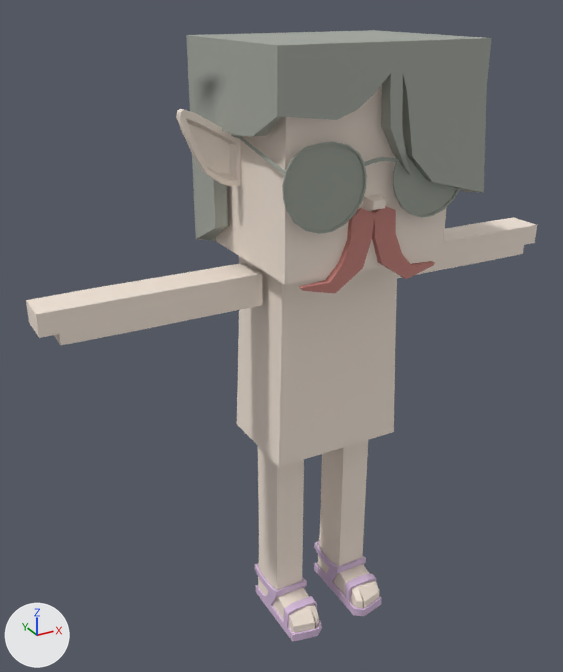
What one commit did to the FBX model mustachiorascals/fbx/4157fbdd-605e-476c-a84e-8388707aae64.fbx.
Before and after are seen from a 50 mm camera at (-0.0176, -0.0274, 0.0297) aimed at (-0.0016, 0.0017, 0.0151). The axes (+X, +Y, +Z) are drawn at lower left. The lights are the same throughout. Where no turn or scale is listed for an object, it has been applied to the vertices.

The scene before the commit, as lines of its bpy script (objects in view):
```python
me_mesh_003 = bpy.data.meshes.new('Mesh.003')
me_mesh_003.from_pydata(...)  # 60 vertices, 56 faces; spans x -0.00326..0.00327, y -0.00307..-0.00265, z 0.01883..0.02205
me_mesh_003.materials.append(mat_mustache)  # pink #c78179
me_mesh_005 = bpy.data.meshes.new('Mesh.005')
me_mesh_005.from_pydata(...)  # 168 vertices, 164 faces; spans x -0.00632..0.00632, y 0.00096..0.00132, z 0.02254..0.02568
me_mesh_005.materials.append(mat_skin)  # white #f8eadc
me_mesh_008 = bpy.data.meshes.new('Mesh.008')
me_mesh_008.from_pydata(...)  # 140 vertices, 136 faces; spans x -0.0126..0.0126, y 0.0003..0.002, z 0.0174..0.0189
me_mesh_008.materials.append(mat_skin)  # white #f8eadc
ob_e_9 = bpy.data.objects.new('e_9', me_mesh_005)
ob_e_9.location = (0.0, 0.0, 0.0)
ob_m_e = bpy.data.objects.new('m_e', me_mesh_003)
ob_m_e.location = (0.0, 0.0, 0.0)
ob_mustachio_arms = bpy.data.objects.new('mustachio_arms', me_mesh_008)
ob_mustachio_arms.location = (0.0, 0.0, 0.0)
# also in view: 'mustachio_body' at (0.0, 0.0011, 0.0144); 'ew_round_1' at (0.0, -0.0006, 0.0231); 'mustachio_legs' at (0.0, 0.0003, 0.0053); 'h_emo' at (0.0002, 0.0002, 0.0236); 'mustachio_head' at (0.0, 0.0002, 0.0227)
```
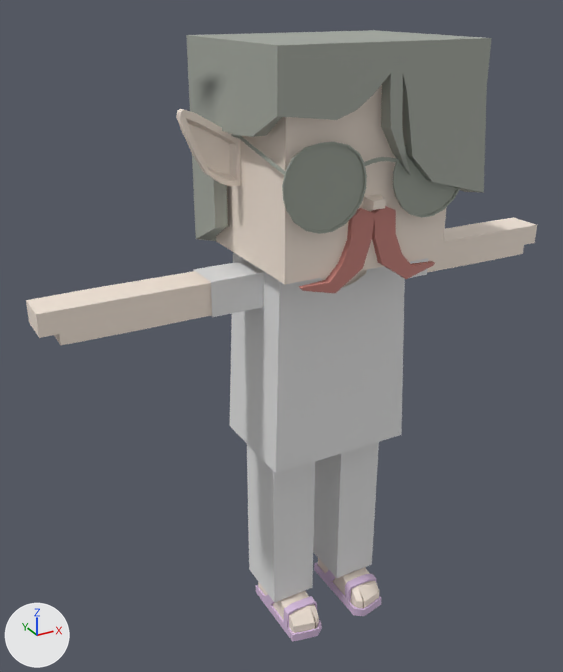
Where the change shows, as pixel boxes (x1, y1, x2, y2) in the pictures (563 x 672 px):
'c_shirt_1', added
    after: (230, 253, 405, 473)
'c_pants', added
    after: (247, 442, 379, 603)
'c_shirt_2', added
    after: (193, 258, 428, 317)
'mustachio_body', unchanged, covered by the edit
    before: (237, 256, 397, 467)
    after: (321, 269, 367, 287)
'mustachio_legs', unchanged, covered by the edit
    before: (258, 440, 379, 633)
    after: (258, 558, 379, 633)

The edits, one by one:
Material 'upper_garment_1' (mat_upper_garment_1) is new.
Its base color is (0.8, 0.8, 0.8) (white #e7e7e7).
Material 'lower_garment' (mat_lower_garment) is new.
Its base color is (0.8, 0.8, 0.8) (white #e7e7e7).
Mesh me_mesh_011 is new.
It has 24 vertices, 18 faces and spans x -0.00561..0.00561, y 0.00027..0.00209, z 0.01737..0.01893.
It uses material mat_upper_garment_1 (white #e7e7e7).
Mesh me_mesh_010 is new.
It has 230 vertices, 212 faces and spans x -0.00349..0.00349, y -0.0013..0.00353, z 0.00994..0.01894.
It uses material mat_upper_garment_1 (white #e7e7e7).
Mesh me_mesh_003_1 is new.
It has 72 vertices, 64 faces and spans x -0.003..0.003, y -0.00018..0.00265, z 0.00139..0.01069.
It uses material mat_lower_garment (white #e7e7e7).
Object 'c_shirt_2' (ob_c_shirt_2) is new; it shows me_mesh_011.
Its location is (0.0, 0.0, 0.0).
Object 'c_shirt_1' (ob_c_shirt_1) is new; it shows me_mesh_010.
Its location is (0.0, 0.0, 0.0).
Object 'c_pants' (ob_c_pants) is new; it shows me_mesh_003_1.
Its location is (0.0, 0.0, 0.0).
